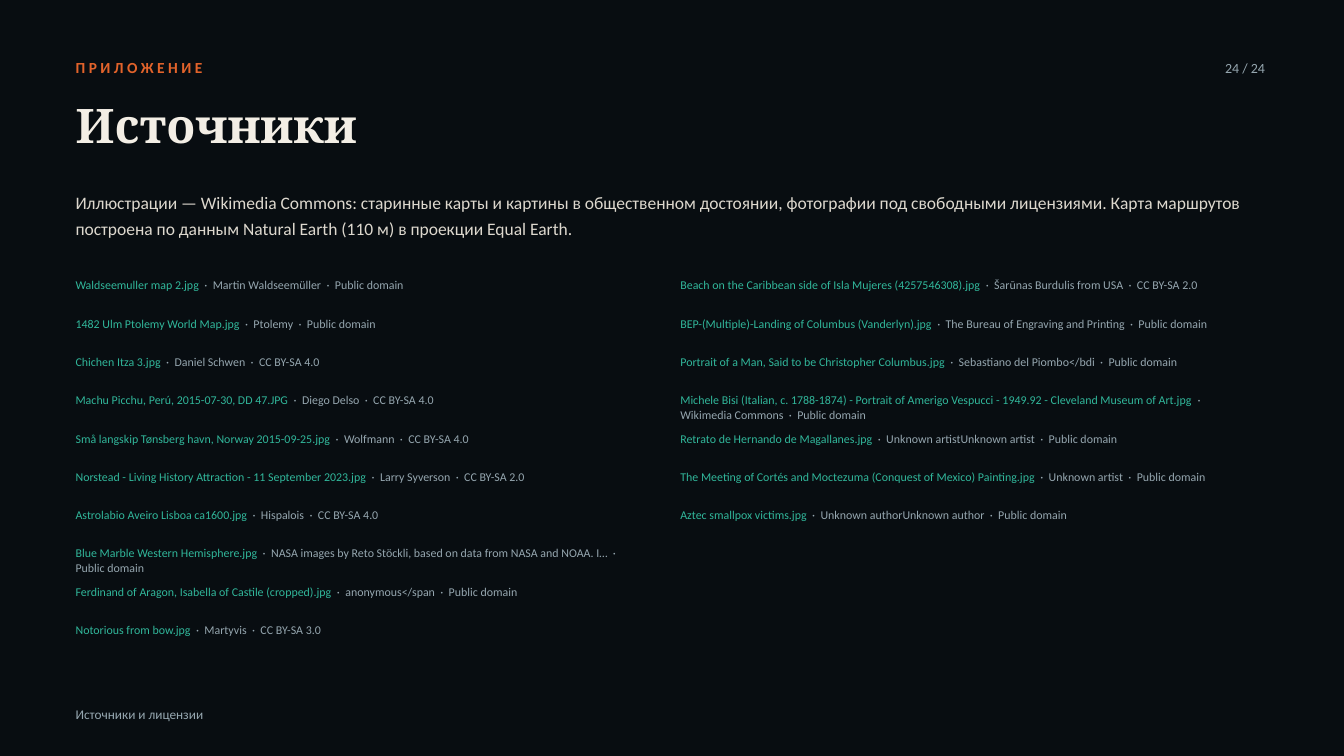
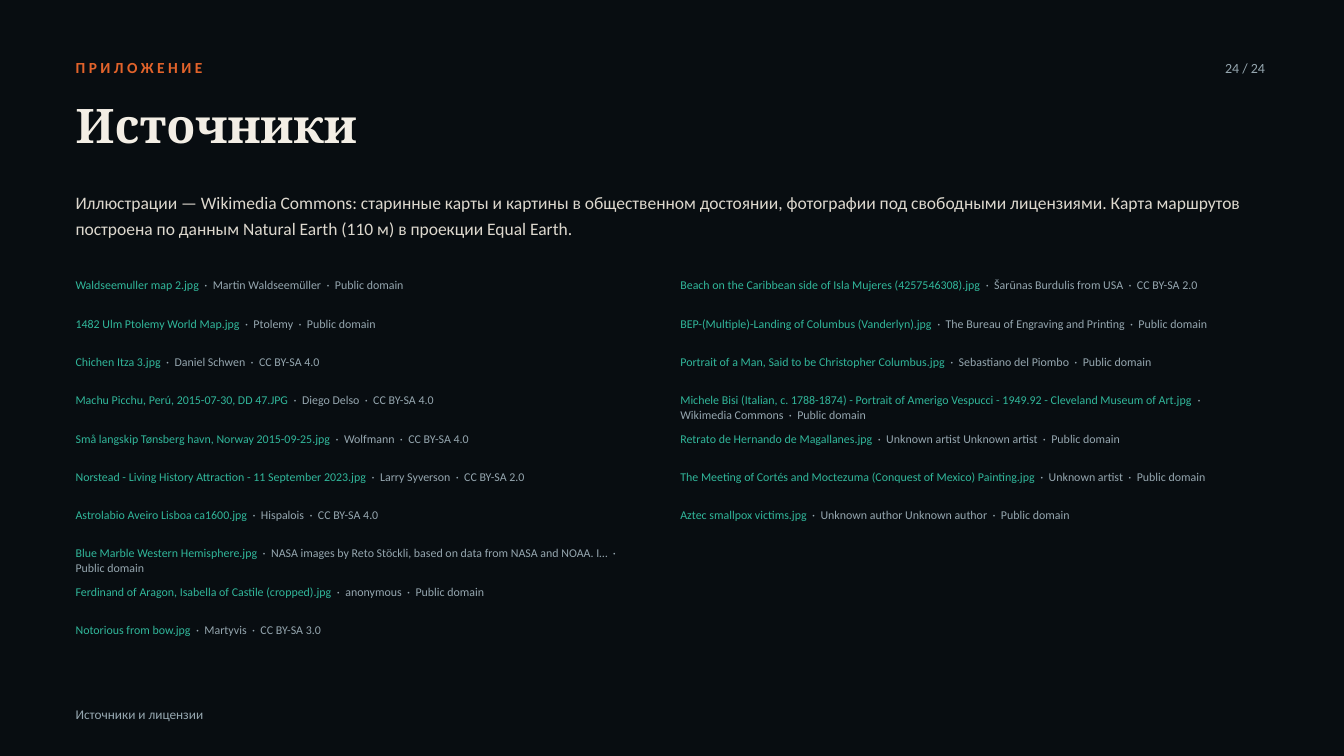
Before and after one commit to somtakfan-arch/Emperator-coin, a slide deck: slide 24 of presentations/america/Открытие-Америки.pptx. Drawn at 1344x756 pixels with LibreOffice and Linux fonts; fonts in the diff are those of the drawing. Boxes give left, top, right and bottom in pixels: in the first picture for what was removed or moved away, otherwise in the second. Text is boxed around its words. In the diff, an @@ line names an element or a change of style, - is before the commit and + after.

```diff
--- a/presentations/america/Открытие-Америки.pptx
+++ b/presentations/america/Открытие-Америки.pptx
@@ text at [680,358,1152,368]: text changed @@
-Portrait of a Man, Said to be Christopher Columbus.jpg · Sebastiano del Piombo</bdi · Public domain
+Portrait of a Man, Said to be Christopher Columbus.jpg · Sebastiano del Piombo · Public domain
@@ text at [680,434,1120,445]: spaces changed @@
-Retrato de Hernando de Magallanes.jpg · Unknown artistUnknown artist · Public domain
+Retrato de Hernando de Magallanes.jpg · Unknown artist Unknown artist · Public domain
@@ text at [680,510,1070,521]: spaces changed @@
-Aztec smallpox victims.jpg · Unknown authorUnknown author · Public domain
+Aztec smallpox victims.jpg · Unknown author Unknown author · Public domain
@@ text at [76,587,484,598]: text changed @@
-Ferdinand of Aragon, Isabella of Castile (cropped).jpg · anonymous</span · Public domain
+Ferdinand of Aragon, Isabella of Castile (cropped).jpg · anonymous · Public domain
```
Also in this commit, not shown: 3 other files.
